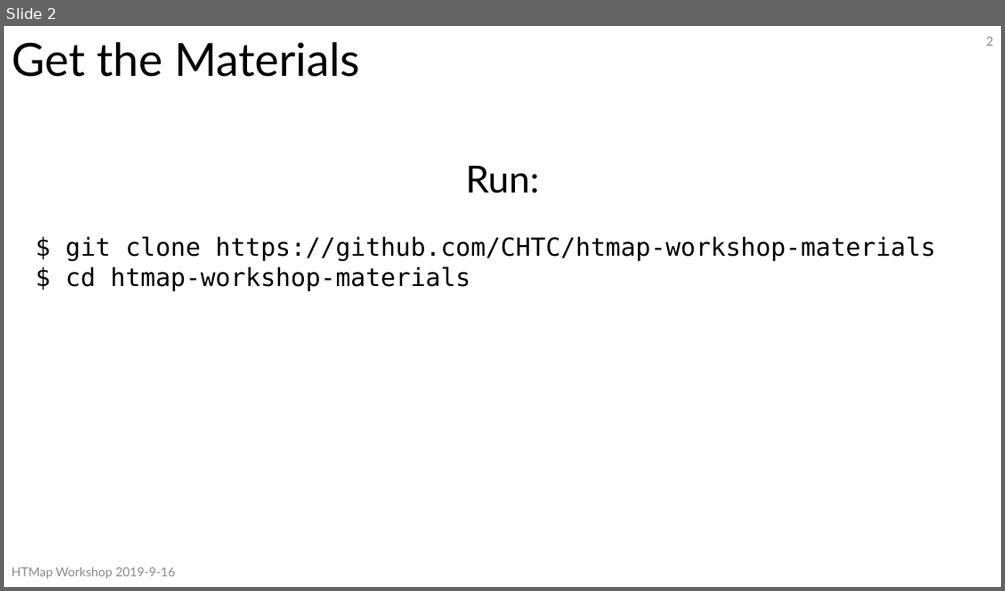
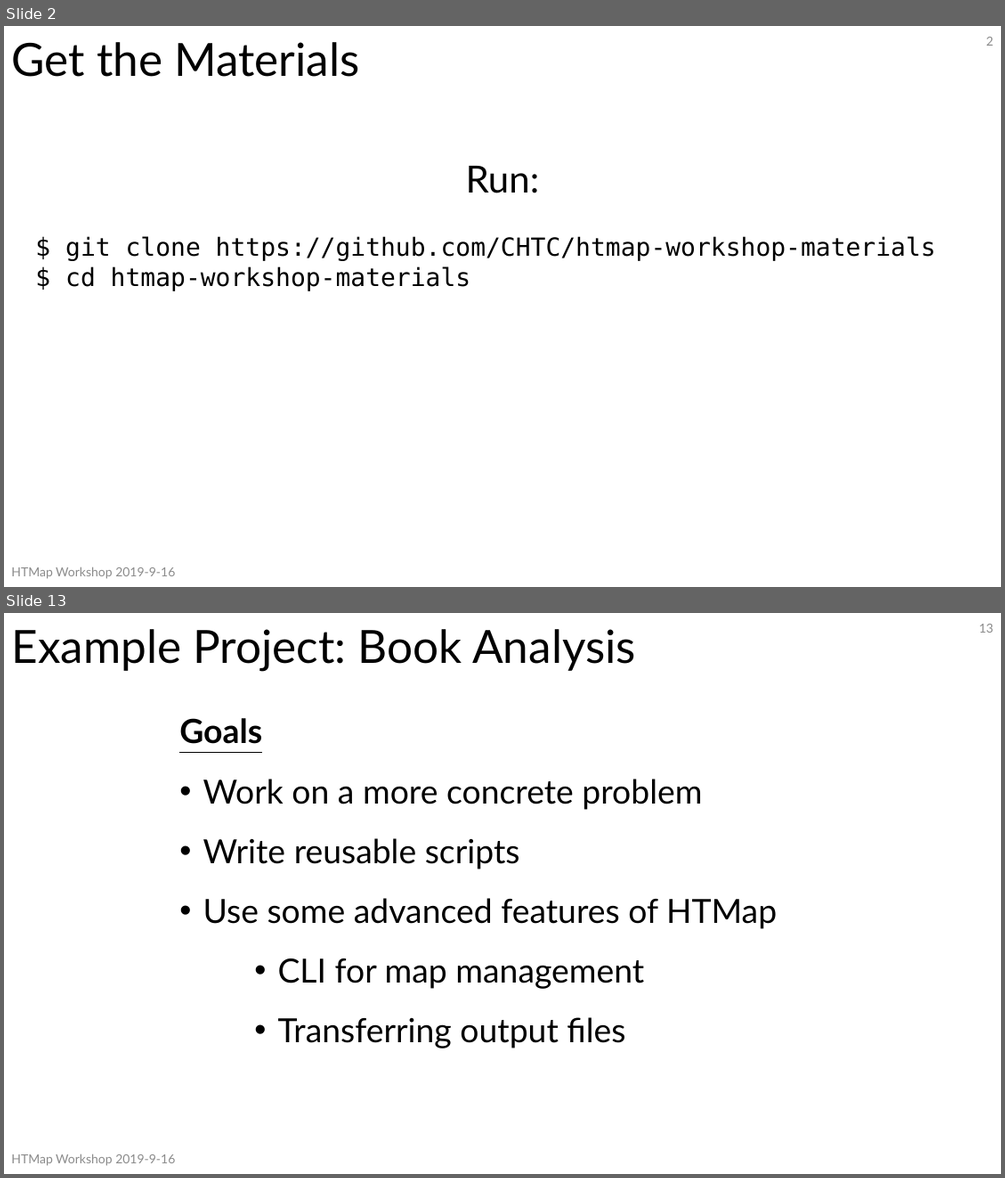
Before and after one commit to CHTC/htmap-workshop-materials, a slide deck: slides/HTMapWorkshop.pptx. Shown one above the other, each under a label of ours: slide 2 before the commit, slides 2 and 13 after it; the slides between them are not shown. The pictures are 1005x591 and 1005x1178 pixels, drawn with LibreOffice and Linux fonts; fonts in the diff are those of the drawing. Boxes give left, top, right and bottom in pixels: in the first picture for what was removed or moved away, otherwise in the second. Text is boxed around its words. In the diff, an @@ line names an element or a change of style, - is before the commit and + after.

```diff
--- a/slides/HTMapWorkshop.pptx
+++ b/slides/HTMapWorkshop.pptx
@@ slide 13 added at <box>4,613,1001,1174</box>, background #FFFFFF @@
@@ title added at <box>11,629,636,671</box>, 44 pt, text #000000 @@
+Example Project: Book Analysis
@@ page number added at <box>979,624,993,633</box>, 12 pt, text #8C8C8C @@
+13
@@ text added at <box>179,718,777,1048</box>, 32 pt, text #000000 @@
+Goals
+• Work on a more concrete problem
+• Write reusable scripts
+• Use some advanced features of HTMap
+    • CLI for map management
+    • Transferring output files
@@ text added at <box>11,1154,175,1166</box>, 12 pt, text #8C8C8C @@
+HTMap Workshop 2019-9-16
```
Also in this commit, not shown: 5 slides changed, 6 other slides added.
